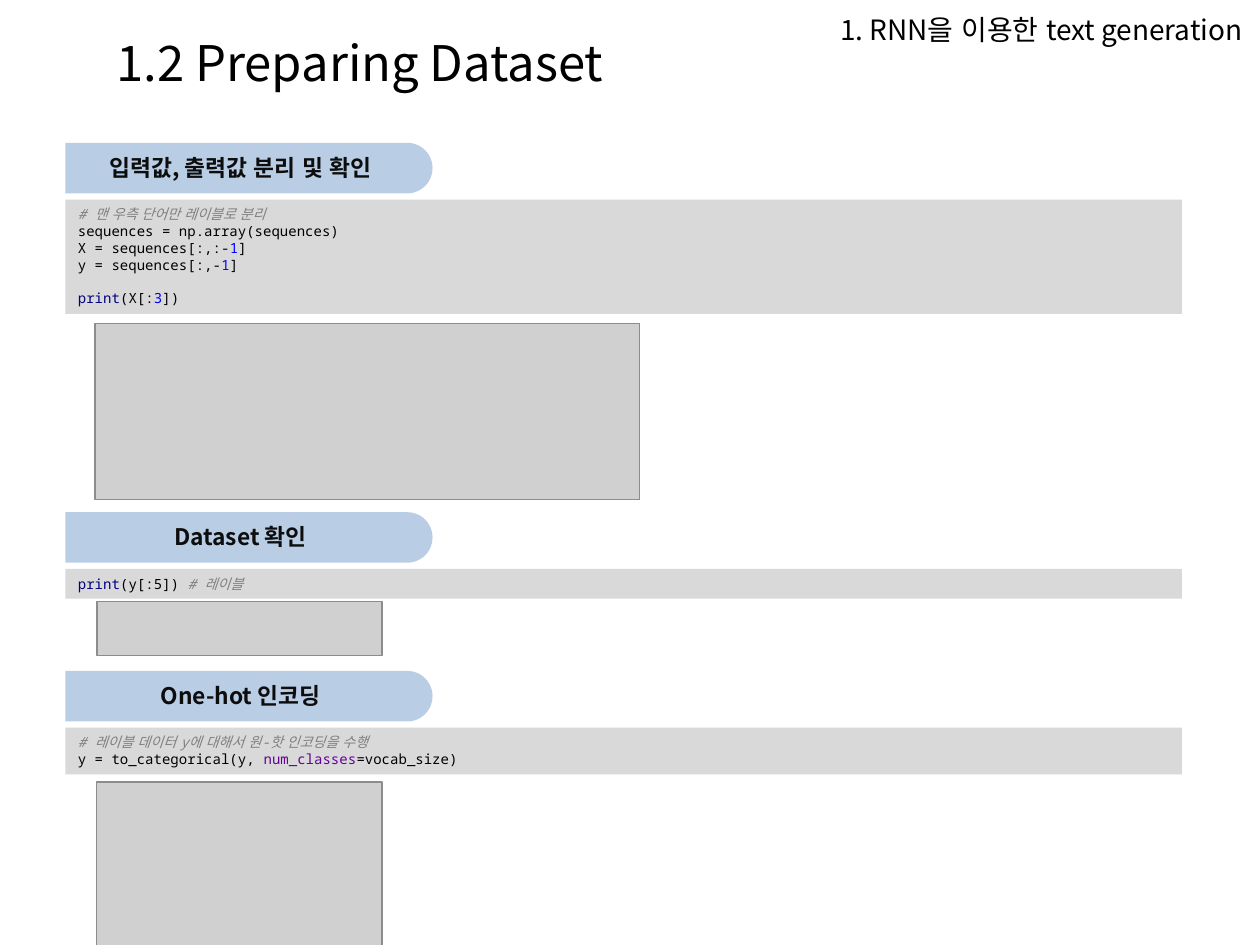
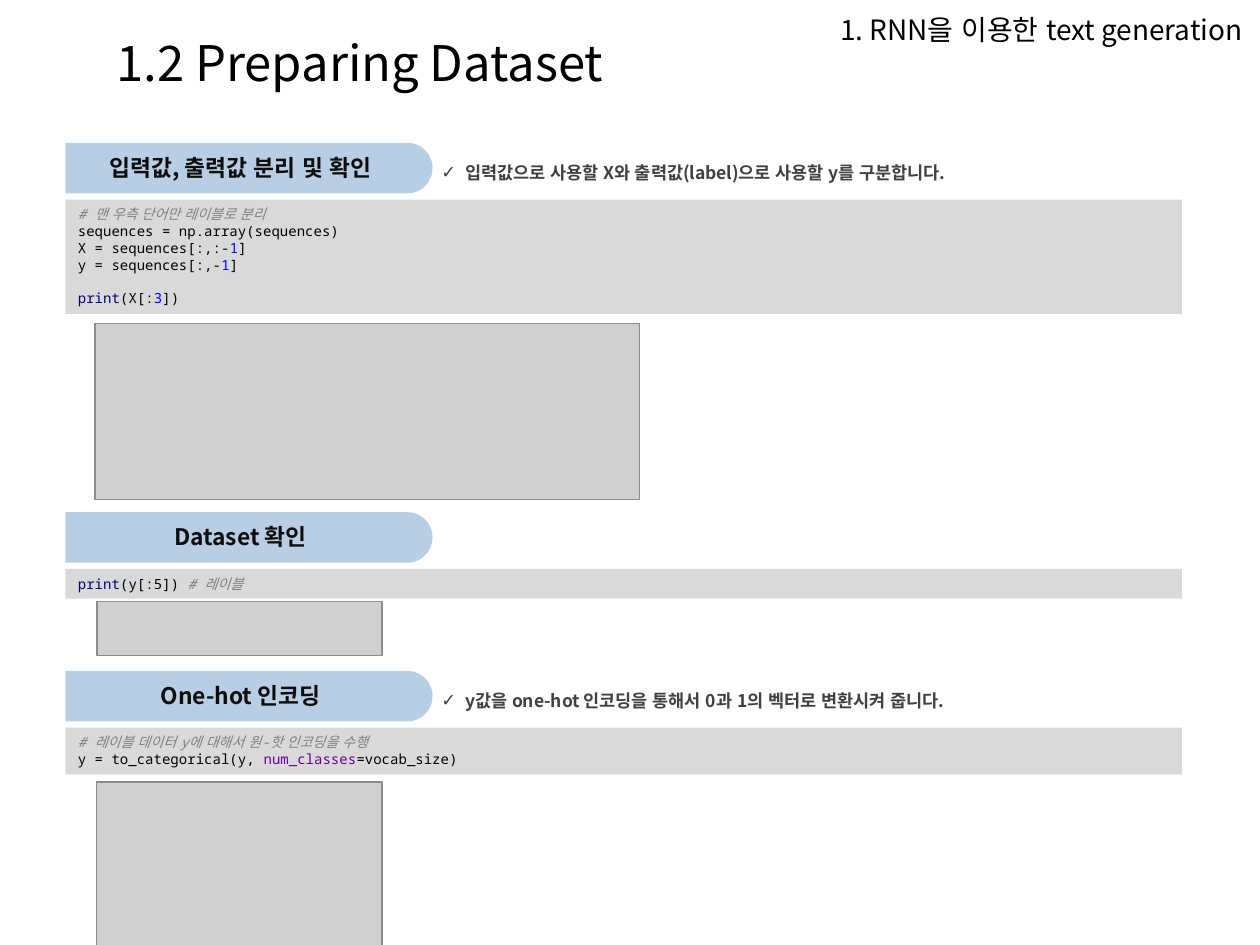
Before and after one commit to Heechul90/Tensorflow_RNN, a slide deck: slide 9 of text_generation/text_generation.pptx. Drawn at 1260x945 pixels with LibreOffice and Linux fonts; fonts in the diff are those of the drawing; grey boxes stand for pictures; background and template pictures are left out. Boxes give left, top, right and bottom in pixels: in the first picture for what was removed or moved away, otherwise in the second. Text is boxed around its words. In the diff, an @@ line names an element or a change of style, - is before the commit and + after.

```diff
--- a/text_generation/text_generation.pptx
+++ b/text_generation/text_generation.pptx
@@ text added at <box>465,164,946,183</box>, 10 pt, text #404040, bold @@
+✓ 입력값으로 사용할 X와 출력값(label)으로 사용할 y를 구분합니다.
@@ text added at <box>465,692,944,711</box>, 10 pt, text #404040, bold @@
+✓ y값을 one-hot 인코딩을 통해서 0과 1의 벡터로 변환시켜 줍니다.
```
Also in this commit, not shown: 8 other slides changed, 2 slides added, 6 slides removed, 1 other file.
